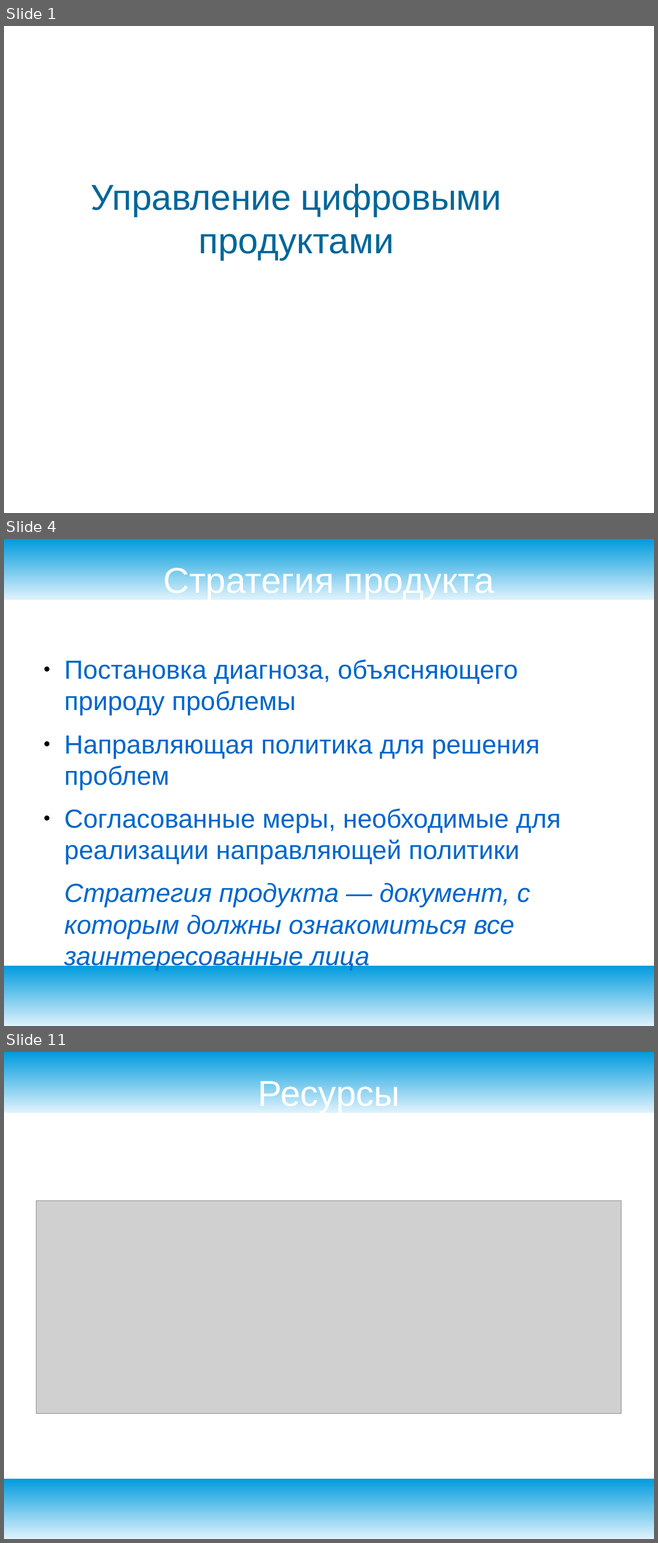
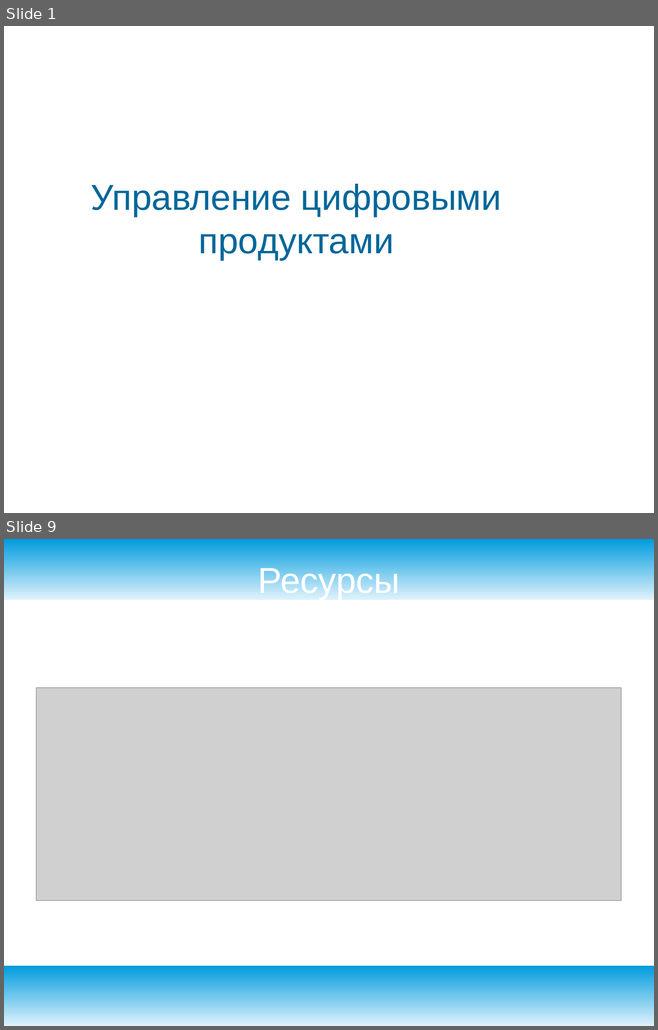
Before and after one commit to ilb/devmethodology, a slide deck: docs/presentation/productmanagement.odp. Shown one above the other, each under a label of ours: slides 1, 4 and 11 before the commit, slides 1 and 9 after it; the slides between them are not shown. The pictures are 658x1543 and 658x1030 pixels, drawn with LibreOffice and Linux fonts; fonts in the diff are those of the drawing; grey boxes stand for pictures; background and template pictures are left out. Boxes give left, top, right and bottom in pixels: in the first picture for what was removed or moved away, otherwise in the second. Text is boxed around its words. In the diff, an @@ line names an element or a change of style, - is before the commit and + after.

```diff
--- a/docs/presentation/productmanagement.odp
+++ b/docs/presentation/productmanagement.odp
@@ slide 4 removed at (4, 539, 654, 1026), background #FFFFFF; not listed: 2 template elements that a slide beside it also shows @@
@@ title removed at (164, 565, 494, 600) @@
-Стратегия продукта
@@ text removed at (64, 660, 560, 939) @@
-● Постановка диагноза, объясняющего природу проблемы
-● Направляющая политика для решения проблем
-● Согласованные меры, необходимые для реализации направляющей политики
-Стратегия продукта — документ, с которым должны ознакомиться все заинтересованные лица
@@ what was slide 11 is now slide 9 @@
```
Also in this commit, not shown: 2 slides changed, 5 slides added, 6 other slides removed.
